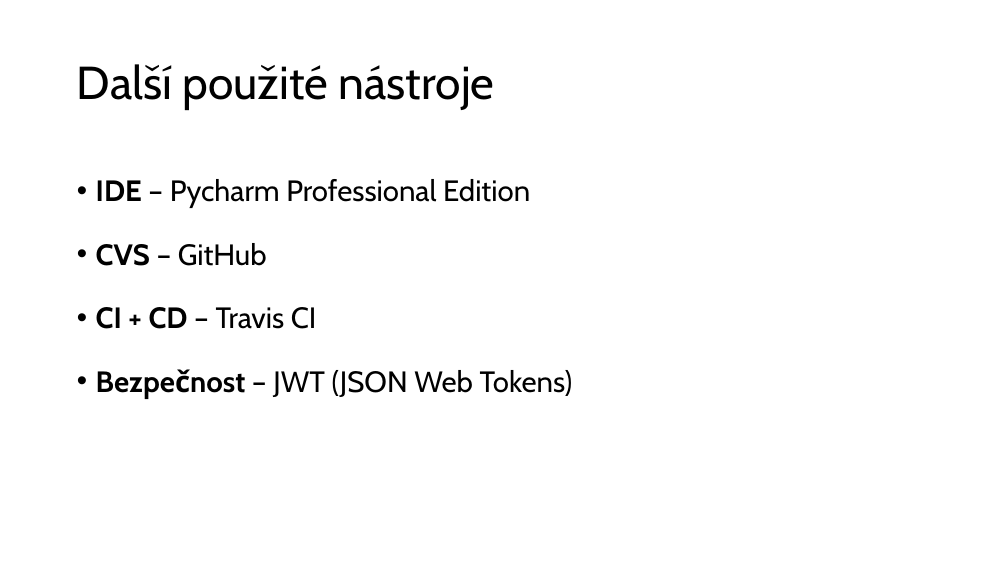
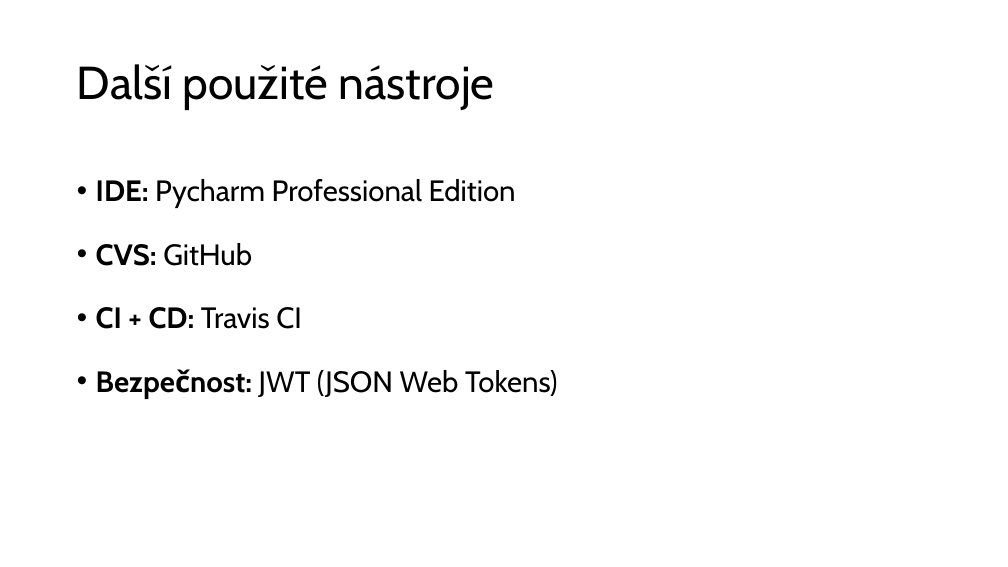
Before and after one commit to rodlukas/bachelors-thesis, a slide deck: slide 7 of prezentace/DPR prezentace.pptx. Drawn at 1008x567 pixels with LibreOffice and Linux fonts; fonts in the diff are those of the drawing. Boxes give left, top, right and bottom in pixels: in the first picture for what was removed or moved away, otherwise in the second. Text is boxed around its words. In the diff, an @@ line names an element or a change of style, - is before the commit and + after.

```diff
--- a/prezentace/DPR prezentace.pptx
+++ b/prezentace/DPR prezentace.pptx
@@ text at [96, 179, 558, 397]: text changed @@
-• IDE – Pycharm Professional Edition
-• CVS – GitHub
-• CI + CD – Travis CI
-• Bezpečnost – JWT (JSON Web Tokens)
+• IDE: Pycharm Professional Edition
+• CVS: GitHub
+• CI + CD: Travis CI
+• Bezpečnost: JWT (JSON Web Tokens)
```
Also in this commit, not shown: 5 other slides changed, 1 other file.
